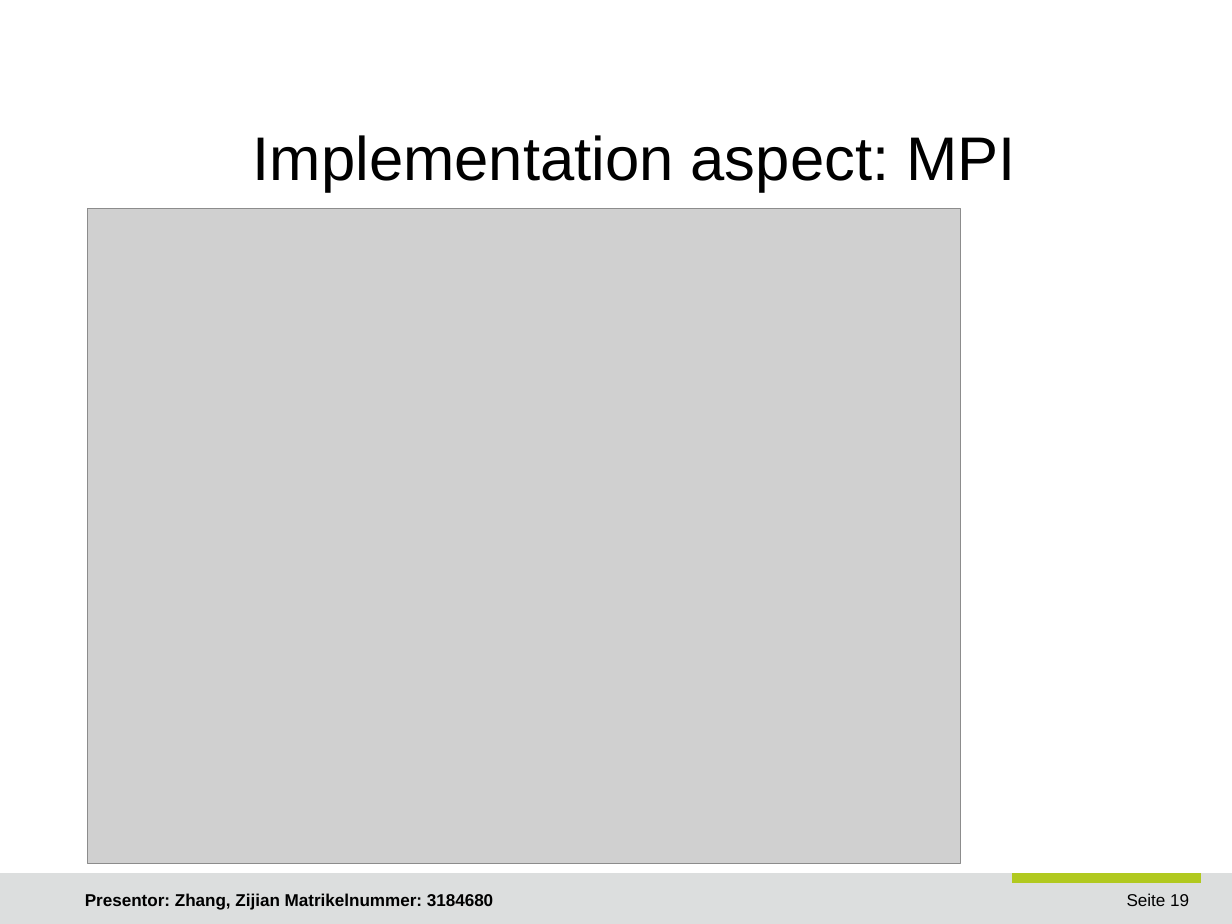
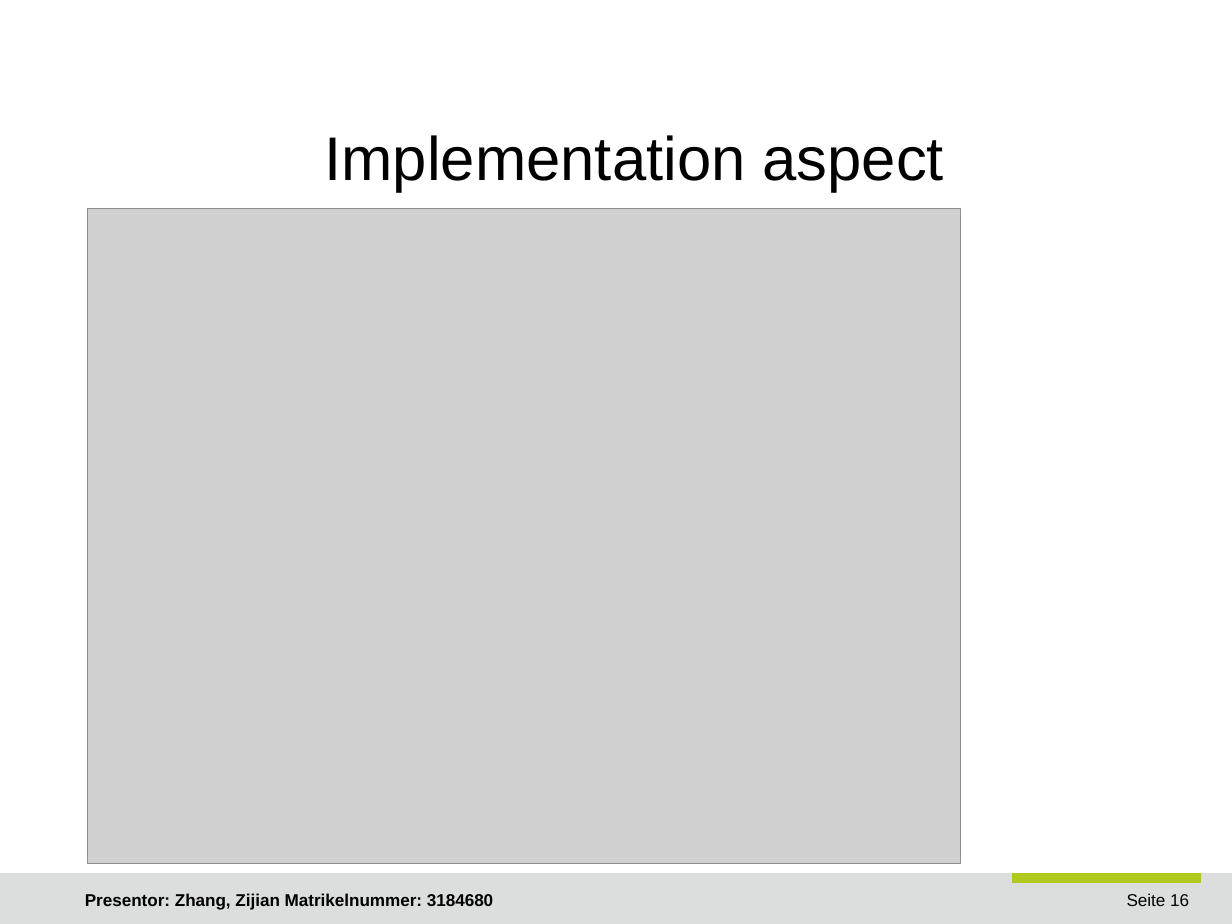
Before and after one commit to JoshuaGhost/hpc_data, a slide deck: slide 16 of presentation/Zhang_Zijian_HPC.odp (slide 19 before the commit). Drawn at 1232x924 pixels with LibreOffice and Linux fonts; fonts in the diff are those of the drawing; grey boxes stand for pictures; background and template pictures are left out. Boxes give left, top, right and bottom in pixels: in the first picture for what was removed or moved away, otherwise in the second. Text is boxed around its words. In the diff, an @@ line names an element or a change of style, - is before the commit and + after.

```diff
--- a/presentation/Zhang_Zijian_HPC.odp
+++ b/presentation/Zhang_Zijian_HPC.odp
@@ title at bbox=[325, 135, 944, 192]: text changed @@
-Implementation aspect: MPI
+Implementation aspect
@@ page number at bbox=[1127, 893, 1189, 906]: text changed @@
-Seite 19
+Seite 16
```
Also in this commit, not shown: 1 other slide changed, 3 slides removed, 24 other files.
